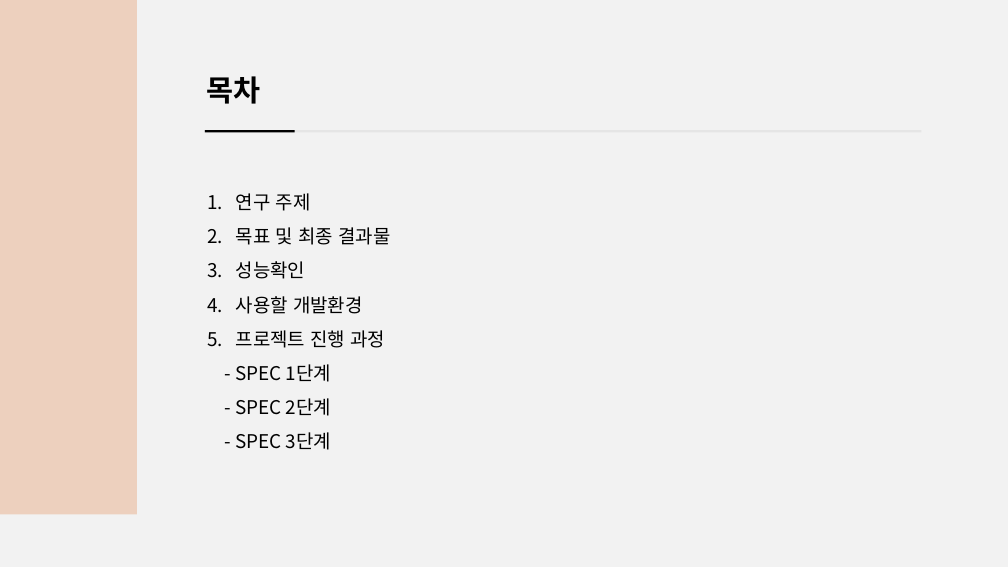
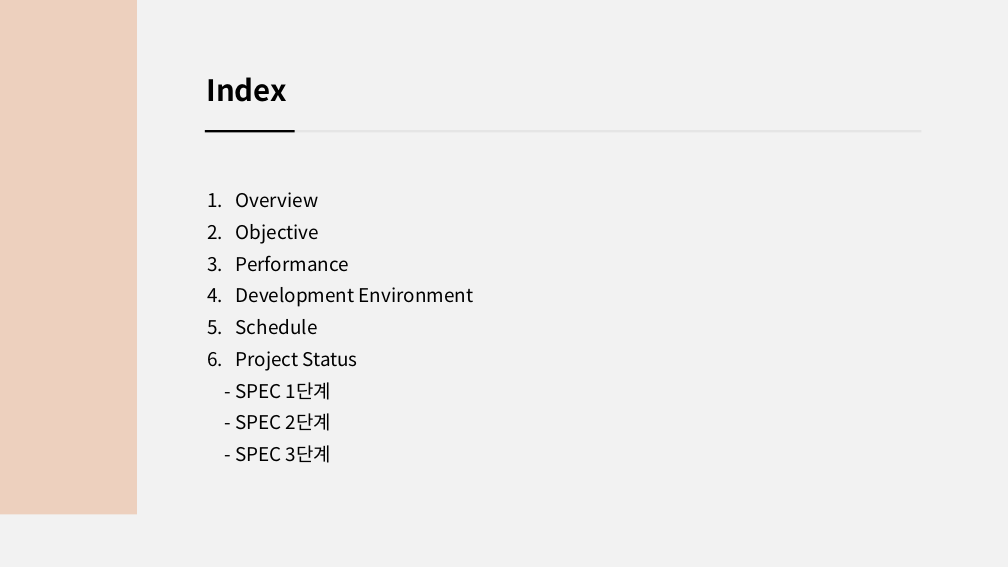
Before and after one commit to tjdans1114/PITT, a slide deck: slide 2 of Documents/창의적통합설계0921발표.pptx. Drawn at 1008x567 pixels with LibreOffice and Linux fonts; fonts in the diff are those of the drawing. Boxes give left, top, right and bottom in pixels: in the first picture for what was removed or moved away, otherwise in the second. Text is boxed around its words. In the diff, an @@ line names an element or a change of style, - is before the commit and + after.

Commit message:
updated spec presentation ppt

```diff
--- a/Documents/창의적통합설계0921발표.pptx
+++ b/Documents/창의적통합설계0921발표.pptx
@@ text at (206, 77, 287, 102): text changed @@
-목차
+Index
@@ text at (236, 192, 473, 371): text changed @@
-1. 연구 주제
-2. 목표 및 최종 결과물
-3. 성능확인
-4. 사용할 개발환경
-5. 프로젝트 진행 과정
+1. Overview
+2. Objective
+3. Performance
+4. Development Environment
+5. Schedule
+6. Project Status
@@ text at (235, 382, 331, 463): line spacing 1.5 to 1.4 @@
```
Also in this commit, not shown: 10 other slides changed, 3 slides added, 6 other files.
